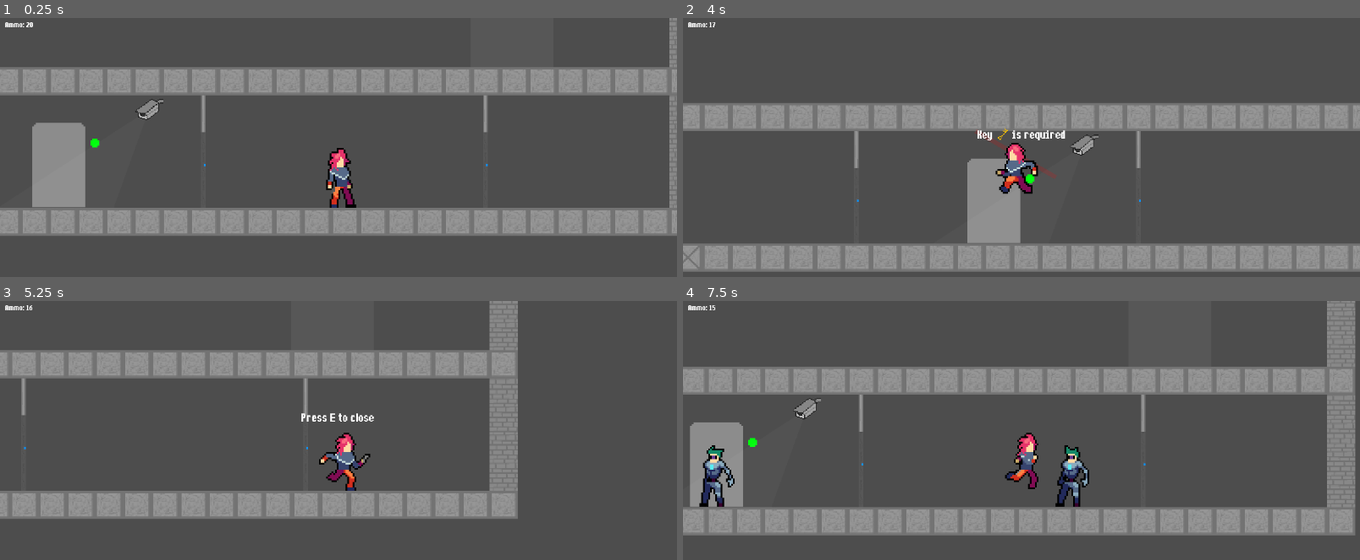
Above: before the commit, frames 1-4 (two rows, left to right).
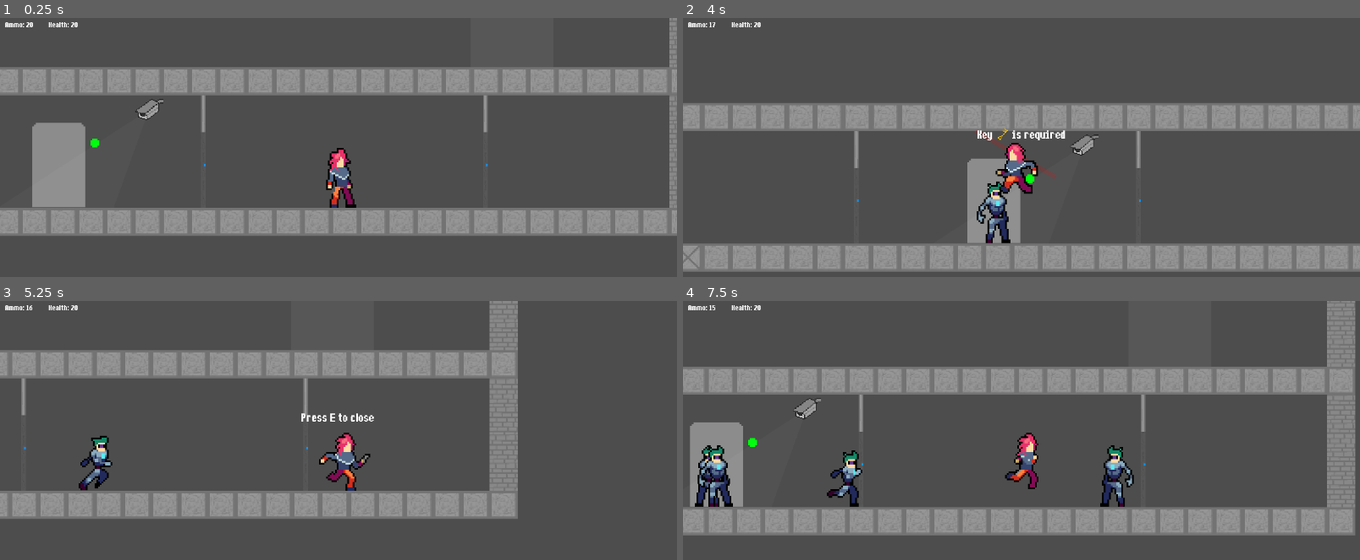
Above: after the commit, the same moments.

Repository: sppmacd/everything-has-to-end
Game: Godot game, scene res://main.tscn
Same seed, same stepped clock (60 frames per second), same inputs: the game is played once before the commit and once after it.
Inputs (mouse positions are in pixels of both pictures, inside the frame that each line leads up to):
- Up to frame 1 (0.25 s): no input
- Up to frame 2 (4 s): tap Enter at 0.5 s; move the mouse to (outside the picture) at 0.52 s; hold D 0.53-2.03 s; tap E at 0.6, 1.25, 2, 2.1, 3.5, 3.6 s; click (outside the picture) at 0.67 s; tap Space at 0.77, 1.52, 3.02, 3.77 s; move the mouse to (1224, 264) at 1.27 s; tap R at 1.35, 2.85 s; click (1224, 264) at 1.42 s; move the mouse to (818, 150) at 2.02 s; hold A from 2.03 s (still down); click (818, 150) at 2.17 s; move the mouse to (1055, 207) at 2.77 s; click (1055, 207) at 2.92 s; move the mouse to (919, 113) at 3.52 s; click (919, 113) at 3.67 s
- Up to frame 3 (5.25 s): move the mouse to (487, 471) at 4.27 s; release A at 4.28 s; hold D from 4.28 s (still down); tap R at 4.35 s; click (487, 471) at 4.42 s; tap Space at 4.52 s; tap E at 5, 5.1 s; move the mouse to (203, 510) at 5.02 s; click (203, 510) at 5.17 s
- Up to frame 4 (7.5 s): keep holding D; move the mouse to (1089, 407) at 5.77 s; tap R at 5.85, 7.35 s; click (1089, 407) at 5.92 s; tap Space at 6.02, 6.77 s; tap E at 6.5, 6.6 s; move the mouse to (outside the picture) at 6.52 s; click (outside the picture) at 6.67 s; move the mouse to (1224, 547) at 7.27 s; click (1224, 547) at 7.42 s

The runs differ from the first frame. In frame 1, less than 0.1% of the frame differs, in the area x 7-12%, y 1-4%; in frame 2, 0.7%; in frame 3, 0.6%; in frame 4, 2.8%, in the area x 1-67%, y 1-80%.

Commit message:
Add player health and stuff

Diff:
--- a/entities/door.gd
+++ b/entities/door.gd
@@ -22,9 +22,10 @@
 
 func _on_spawn_timer_timeout() -> void:
 	print("spawn timer timeout open=", self.open)
-	var p = 0.5 if _alarm_state else 0.1
+	var p = 0.9 if _alarm_state else 0.1
+	var limit = 4 if _alarm_state else 1
 	if randf() < p and self.open:
-		if not _alarm_state and len(get_tree().get_nodes_in_group("npc")) > 0:
+		if not _alarm_state and len(get_tree().get_nodes_in_group("npc")) >= limit:
 			return
 		const npc_scene = preload("res://entities/npc.tscn")
 		var npc = npc_scene.instantiate()
--- a/entities/npc.gd
+++ b/entities/npc.gd
@@ -7,6 +7,7 @@
 var flipped = true
 var walking = false
 var following_player = false
+var shooting = false
 
 func set_flipped(f: bool):
 	flipped = f
@@ -27,7 +28,7 @@
 	print("DAMAGE ", v)
 	$AnimatedSprite2D.play("death")
 	dead = true
-	velocity = Vector2()
+	velocity.x = 0
 	await get_tree().create_timer(0.7).timeout
 	var player: Player = Main.the.current_level().player()
 	player.add_key(Keys.lvl2_floor0_upstairs)
@@ -42,16 +43,41 @@
 	return null
 
 
+func start_shooting():
+	if dead:
+		return
+
+	$AnimatedSprite2D.play("attack")
+	print("shooting=true")
+	shooting = true
+	await get_tree().create_timer(0.6).timeout
+	print("shooting=false")
+	shooting = false
+
+	var p = raytrace_player()
+	if p:
+		var shell = preload("res://entities/shell.tscn").instantiate()
+		Main.the.current_level().add_child(shell)
+		shell.setup(self, $GunMarker.global_position, p - Vector2(0, 50))
+
+
 func ai():
 	var p = raytrace_player()
 	if following_player:
 		if p:
 			$PlayerFollowingCooldown.start()
-			walking = abs(p.x - global_position.x) > 100
+			var should_walk = abs(p.x - global_position.x) > 200
+			walking = should_walk
+			if not should_walk and $GunTimer.is_stopped():
+				print("START GUN TIMER")
+				$GunTimer.start()
+				print("shooting=true")
+				shooting = true
 			set_flipped(p.x < global_position.x)
 		else:
 			walking = false
 	else:
+		$GunTimer.stop()
 		if p:
 			walking = true
 			following_player = true
@@ -60,6 +86,9 @@
 			walking = false
 
 func _physics_process(delta: float) -> void:
+	if dead:
+		return
+
 	ai()
 
 	if walking:
@@ -74,19 +103,12 @@
 	if walking:
 		$AnimatedSprite2D.play("run")
 	else:
-		$AnimatedSprite2D.play("idle")
+		if not shooting:
+			$AnimatedSprite2D.play("idle")
 
 
 func _process(_delta: float) -> void:
 	_animation_process()
-
-
-func _on_timer_timeout() -> void:
-	var p = raytrace_player()
-	if p:
-		var shell = preload("res://entities/shell.tscn").instantiate()
-		Main.the.current_level().add_child(shell)
-		shell.setup(self, $GunMarker.global_position, p)
 
 
 func _on_lookaround_timer_timeout() -> void:
@@ -100,3 +122,7 @@
 
 func _on_player_following_cooldown_timeout() -> void:
 	following_player = false
+
+
+func _on_gun_timer_timeout() -> void:
+	start_shooting()
--- a/entities/npc.tscn
+++ b/entities/npc.tscn
@@ -1,9 +1,34 @@
-[gd_scene load_steps=23 format=3 uid="uid://bn4lvjes84bug"]
+[gd_scene load_steps=30 format=3 uid="uid://bn4lvjes84bug"]
 
 [ext_resource type="Script" uid="uid://c63p3n4kn5yd7" path="res://entities/npc.gd" id="1_34xg4"]
 [ext_resource type="Texture2D" uid="uid://2e8o4qcnl2xd" path="res://assets/players/Cyborg/Cyborg_death.png" id="2_0u2uj"]
 [ext_resource type="Texture2D" uid="uid://batwe2vgcthj1" path="res://assets/players/Cyborg/Cyborg_idle.png" id="2_34xg4"]
+[ext_resource type="Texture2D" uid="uid://bm8dkf6narkj4" path="res://assets/players/Cyborg/Cyborg_attack.png" id="4_eqa5y"]
 [ext_resource type="Texture2D" uid="uid://dk50m5v3upe0b" path="res://assets/players/Cyborg/Cyborg_run.png" id="4_sg5r8"]
+
+[sub_resource type="AtlasTexture" id="AtlasTexture_28ixn"]
+atlas = ExtResource("4_eqa5y")
+region = Rect2(0, 0, 48, 48)
+
+[sub_resource type="AtlasTexture" id="AtlasTexture_sgtn7"]
+atlas = ExtResource("4_eqa5y")
+region = Rect2(48, 0, 48, 48)
+
+[sub_resource type="AtlasTexture" id="AtlasTexture_rkyjk"]
+atlas = ExtResource("4_eqa5y")
+region = Rect2(96, 0, 48, 48)
+
+[sub_resource type="AtlasTexture" id="AtlasTexture_iiskr"]
+atlas = ExtResource("4_eqa5y")
+region = Rect2(144, 0, 48, 48)
+
+[sub_resource type="AtlasTexture" id="AtlasTexture_0057d"]
+atlas = ExtResource("4_eqa5y")
+region = Rect2(192, 0, 48, 48)
+
+[sub_resource type="AtlasTexture" id="AtlasTexture_fq1jy"]
+atlas = ExtResource("4_eqa5y")
+region = Rect2(240, 0, 48, 48)
 
 [sub_resource type="AtlasTexture" id="AtlasTexture_5hdwl"]
 atlas = ExtResource("2_0u2uj")
@@ -71,6 +96,29 @@
 
 [sub_resource type="SpriteFrames" id="SpriteFrames_0u2uj"]
 animations = [{
+"frames": [{
+"duration": 1.0,
+"texture": SubResource("AtlasTexture_28ixn")
+}, {
+"duration": 1.0,
+"texture": SubResource("AtlasTexture_sgtn7")
+}, {
+"duration": 1.0,
+"texture": SubResource("AtlasTexture_rkyjk")
+}, {
+"duration": 1.0,
+"texture": SubResource("AtlasTexture_iiskr")
+}, {
+"duration": 1.0,
+"texture": SubResource("AtlasTexture_0057d")
+}, {
+"duration": 1.0,
+"texture": SubResource("AtlasTexture_fq1jy")
+}],
+"loop": true,
+"name": &"attack",
+"speed": 10.0
+}, {
 "frames": [{
 "duration": 1.0,
 "texture": SubResource("AtlasTexture_5hdwl")
@@ -146,9 +194,8 @@
 position = Vector2(0, -48)
 scale = Vector2(2, 2)
 sprite_frames = SubResource("SpriteFrames_0u2uj")
-animation = &"death"
-frame = 5
-frame_progress = 1.0
+animation = &"attack"
+frame_progress = 0.8433018
 offset = Vector2(11, 0)
 
 [node name="CollisionShape2D" type="CollisionShape2D" parent="."]
@@ -175,6 +222,10 @@
 wait_time = 10.0
 one_shot = true
 
+[node name="GunTimer" type="Timer" parent="."]
+wait_time = 2.0
+
 [connection signal="timeout" from="Timer" to="." method="_on_timer_timeout"]
 [connection signal="timeout" from="LookaroundTimer" to="." method="_on_lookaround_timer_timeout"]
 [connection signal="timeout" from="PlayerFollowingCooldown" to="." method="_on_player_following_cooldown_timeout"]
+[connection signal="timeout" from="GunTimer" to="." method="_on_gun_timer_timeout"]
--- a/entities/player.gd
+++ b/entities/player.gd
@@ -22,10 +22,12 @@
 var gun_unloading: bool = false
 var last_shot_timestamp: int = 0
 var ammo: int = 20
+var health: int = 5
 
 var keys: Array[String] = []
 signal key_added
 signal ammo_changed
+signal health_changed
 
 func has_key(key: String):
 	return key in keys
@@ -37,6 +39,24 @@
 func add_ammo(amount: int):
 	ammo += amount
 	ammo_changed.emit()
+
+func _ready():
+	health_changed.emit()
+
+
+func _health_anim():
+	var tween = create_tween()
+	tween.tween_callback(func(): self.modulate = Color.RED)
+	tween.tween_interval(0.2)
+	tween.tween_callback(func(): self.modulate = Color.WHITE)
+
+
+func damage(h: int):
+	health -= h
+	health_changed.emit()
+	_health_anim.call_deferred()
+	if health <= 0:
+		Main.the.current_level().respawn_player()
 
 func _animation_process(_delta: float) -> void:
 	if jumping:
--- a/entities/player.tscn
+++ b/entities/player.tscn
@@ -379,7 +379,7 @@
 position = Vector2(0, -48)
 scale = Vector2(2, 2)
 sprite_frames = SubResource("SpriteFrames_0i614")
-animation = &"punch"
+animation = &"show_gun_running"
 offset = Vector2(12, 0)
 flip_h = true
 
--- a/gui/hud.gd
+++ b/gui/hud.gd
@@ -6,6 +6,9 @@
 	)
 	player.ammo_changed.connect(func():
 		update_ammo_ui(player)
+	)
+	player.health_changed.connect(func():
+		update_health_ui(player)
 	)
 
 
@@ -21,3 +24,6 @@
 
 func update_ammo_ui(player: Player):
 	$Ammo.text = "Ammo: " + str(player.ammo)
+
+func update_health_ui(player: Player):
+	$Health.text = "Health: " + str(player.health)
--- a/gui/hud.tscn
+++ b/gui/hud.tscn
@@ -21,3 +21,11 @@
 offset_right = 69.0
 offset_bottom = 27.0
 text = "Ammo: 20"
+
+[node name="Health" type="Label" parent="."]
+layout_mode = 0
+offset_left = 83.0
+offset_top = 4.0
+offset_right = 143.0
+offset_bottom = 27.0
+text = "Health: 20"
Not shown: 1 places in levels/Level1.tscn that only renumber resources
